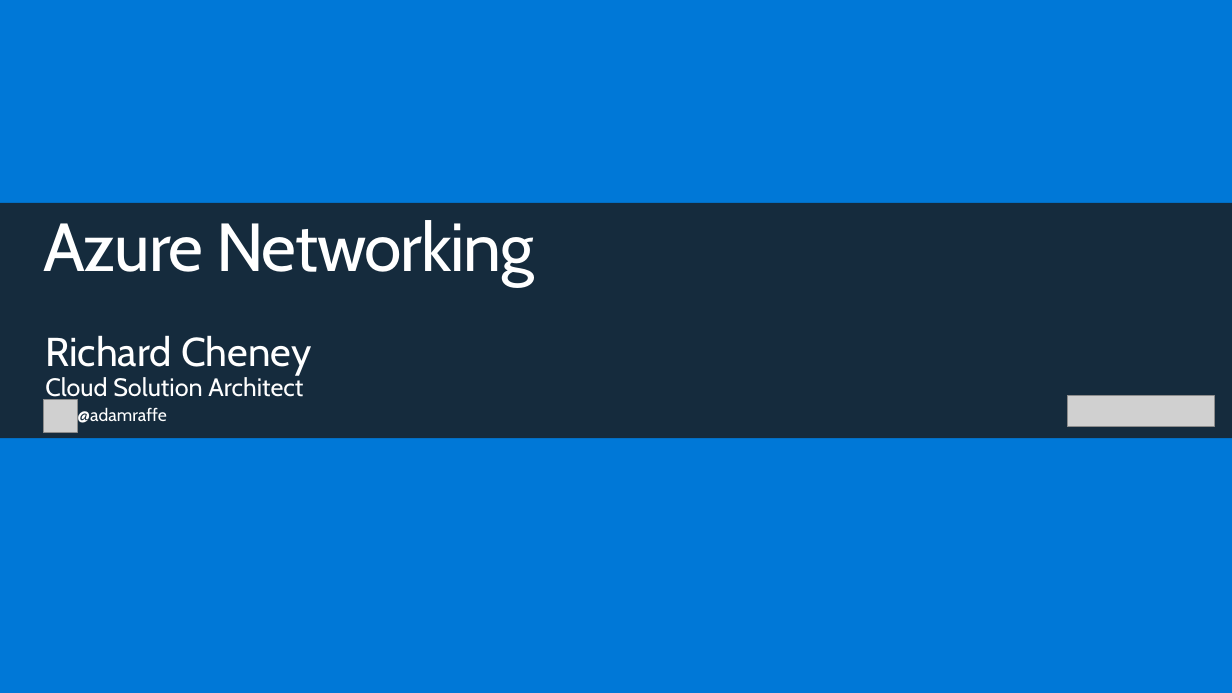
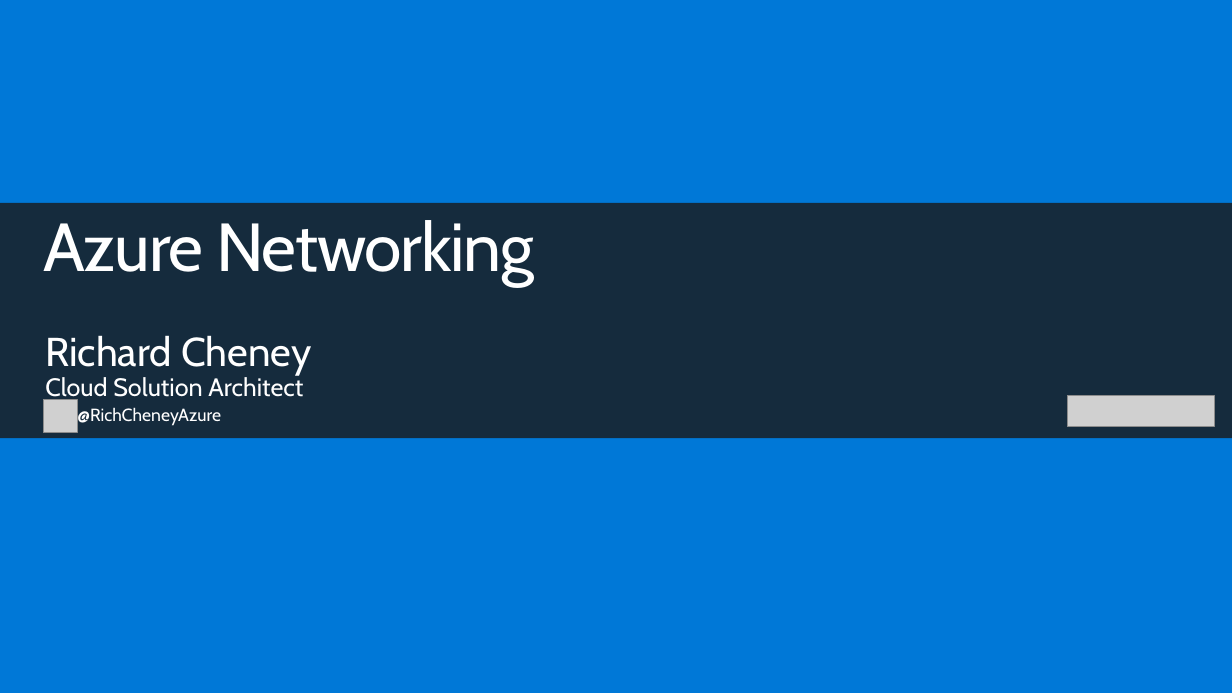
Before and after one commit to azurecitadel/azurecitadel.github.io, a slide deck: slide 1 of workshops/vdc/Azure-Networking_AR.pptx. Drawn at 1232x693 pixels with LibreOffice and Linux fonts; fonts in the diff are those of the drawing; grey boxes stand for pictures; background and template pictures are left out. Boxes give left, top, right and bottom in pixels: in the first picture for what was removed or moved away, otherwise in the second. Text is boxed around its words. In the diff, an @@ line names an element or a change of style, - is before the commit and + after.

Commit message:
Updated deck

```diff
--- a/workshops/vdc/Azure-Networking_AR.pptx
+++ b/workshops/vdc/Azure-Networking_AR.pptx
@@ text at (x1=77, y1=406, x2=221, y2=425): text changed @@
-@adamraffe
+@RichCheneyAzure
```
